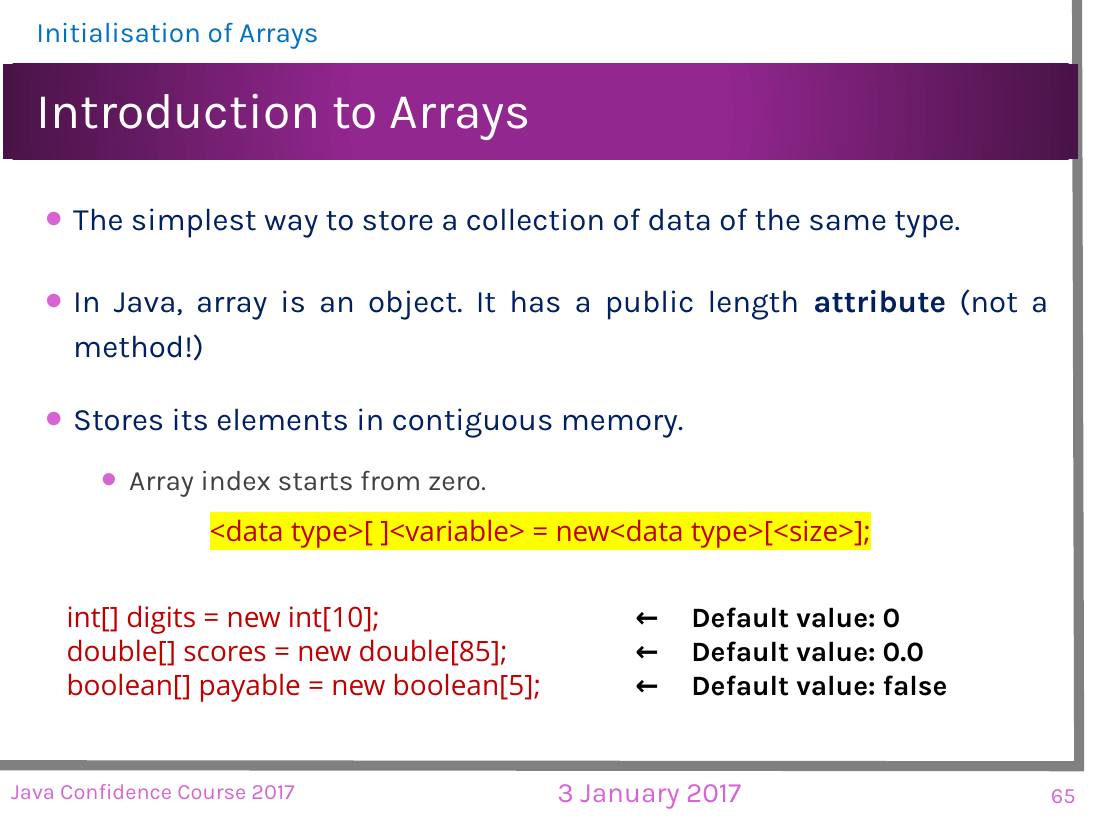
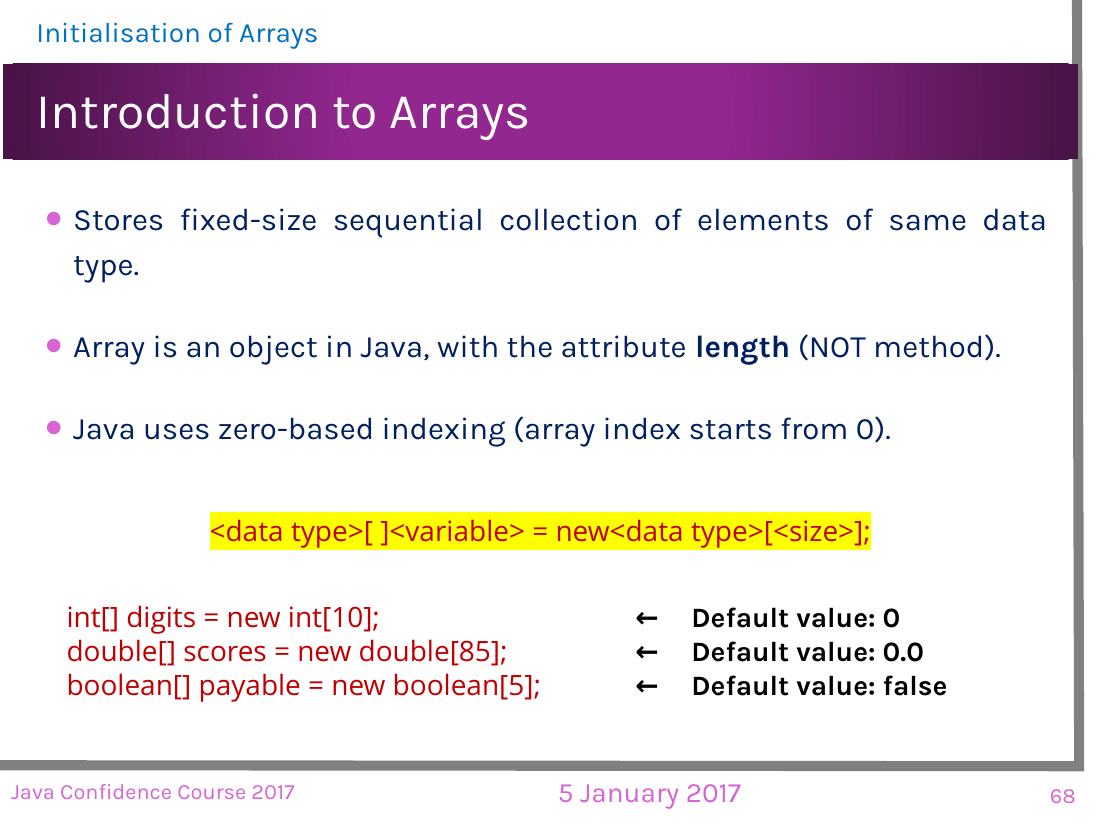
Before and after one commit to landuomu/JCC2017, a slide deck: slide 68 of Slides/JCC2017.pptx (slide 65 before the commit). Drawn at 1120x840 pixels with LibreOffice and Linux fonts; fonts in the diff are those of the drawing; background and template pictures are left out. Boxes give left, top, right and bottom in pixels: in the first picture for what was removed or moved away, otherwise in the second. Text is boxed around its words. In the diff, an @@ line names an element or a change of style, - is before the commit and + after.

```diff
--- a/Slides/JCC2017.pptx
+++ b/Slides/JCC2017.pptx
@@ text at <box>73,208,1046,447</box>: text changed @@
-• The simplest way to store a collection of data of the same type.
-• In Java, array is an object. It has a public length attribute (not a method!)
-• Stores its elements in contiguous memory.
-  • Array index starts from zero.
+• Stores fixed-size sequential collection of elements of same data type.
+• Array is an object in Java, with the attribute length (NOT method).
+• Java uses zero-based indexing (array index starts from 0).
@@ text at <box>558,784,741,808</box>: text changed @@
-3 January 2017
+5 January 2017
@@ page number at <box>1050,789,1076,803</box>: text changed @@
-65
+68
```
Also in this commit, not shown: 73 other slides changed, 5 slides added, 1 slide removed.
